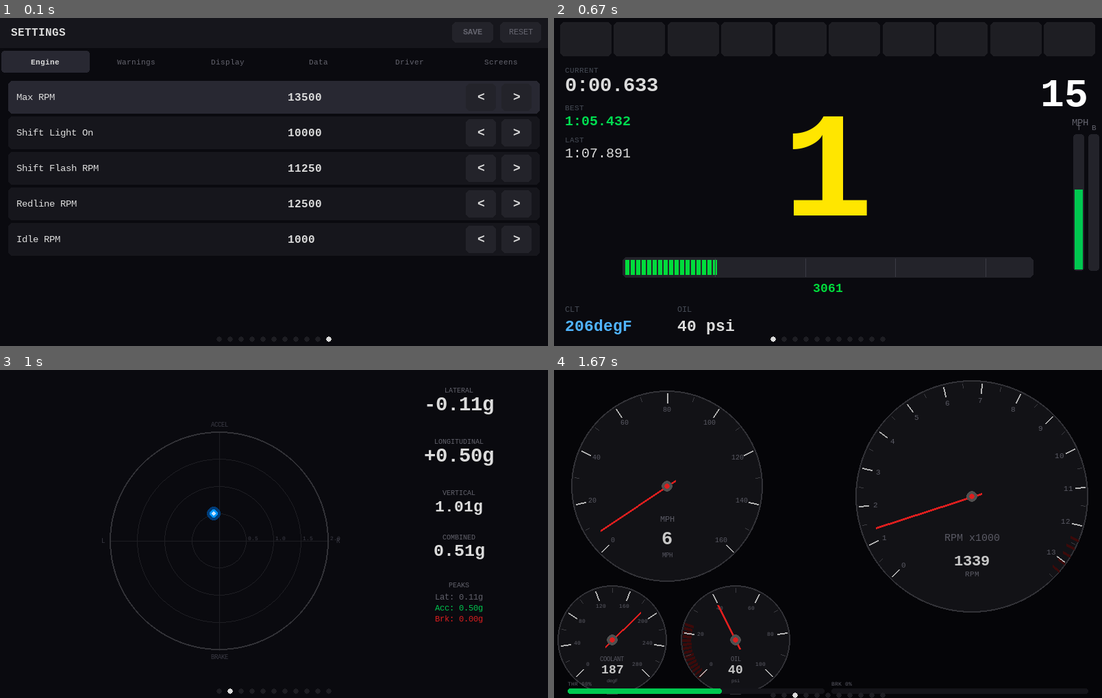
Above: before the commit, frames 1-4 (two rows, left to right).
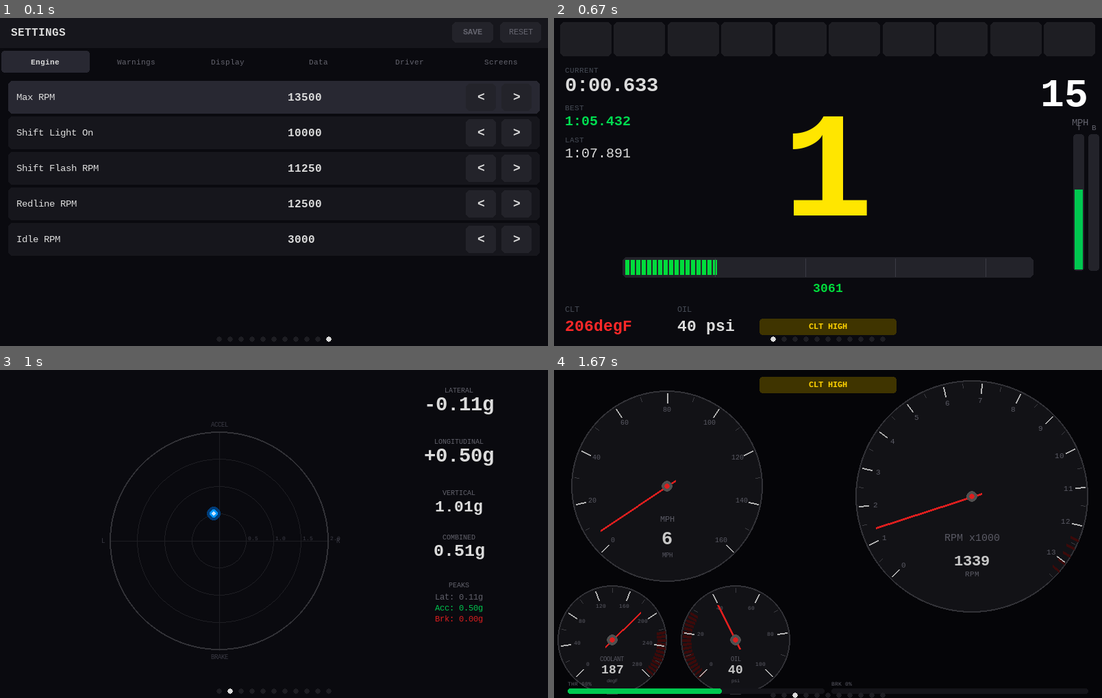
Above: after the commit, the same moments.

Repository: mattfredricks50/MONTANA_FSAE_DASH_V2
Game: pygame game, started from race_dash_pygame.py
Two runs of this game, one before a commit and one after it. Both use one fixed random seed, a clock stepped at 60 frames per second and the inputs below.
Inputs (mouse positions are in pixels of both pictures, inside the frame that each line leads up to):
- Up to frame 1 (0.1 s): no input
- Up to frame 2 (0.67 s): hold Right from 0.33 s (still down)
- Up to frame 3 (1 s): release Right at 0.8 s; hold Right from 0.83 s (still down)
- Up to frame 4 (1.67 s): release Right at 1.3 s; press the mouse at (696, 468) at 1.37 s; move the mouse to (663, 497) at 1.47 s; release the mouse at (630, 524) at 1.6 s

The runs differ from the first frame. In frame 1, less than 0.1% of the frame differs, in the area x 52-54%, y 66-69%; in frame 2, 1.5%, in the area x 2-63%, y 91-97%; in frame 3, nothing differs; in frame 4, 1.4%.

Commit message:
button support
added support for a button to cycle screen

Diff:
--- a/config.json
+++ b/config.json
@@ -12,7 +12,7 @@
     "shift_rpm": 10000,
     "critical_rpm": 11250,
     "redline_rpm": 12500,
-    "idle_rpm": 1000,
+    "idle_rpm": 3000,
     "num_gears": 6,
     "gear_speeds": [
       15,
@@ -24,10 +24,10 @@
     ]
   },
   "warnings": {
-    "coolant_high": 260,
-    "coolant_critical": 280,
-    "oil_low": 25,
-    "oil_critical": 15
+    "coolant_high": 195,
+    "coolant_critical": 225,
+    "oil_low": 30,
+    "oil_critical": 25
   },
   "units": {
     "speed": "mph",
@@ -49,12 +49,12 @@
       "gforce",
       "classic",
       "main_gauge",
-      "c4_corvette",
       "warnings",
       "diagnostics",
       "gps",
       "strip",
-      "drag"
+      "drag",
+      "c4_corvette"
     ]
   },
   "colors": {
--- a/race_dash_pygame.py
+++ b/race_dash_pygame.py
@@ -1944,6 +1944,25 @@
         self.touch_start_y = None
         self.swipe_threshold = 80
 
+        # ── Physical button on GPIO (cycle screens with gloves on) ──
+        # GPIO16 (pin 36) — momentary push button to GND, internal pull-up
+        # Falls back gracefully on PC (no RPi.GPIO available)
+        self.btn_pin = 16
+        self.btn_available = False
+        self.btn_last_state = True   # True = released (pulled high)
+        self.btn_last_press = 0      # millis of last press (debounce)
+        self.btn_debounce_ms = 200   # reject presses faster than this
+        try:
+            import RPi.GPIO as GPIO
+            self.GPIO = GPIO
+            GPIO.setmode(GPIO.BCM)
+            GPIO.setup(self.btn_pin, GPIO.IN, pull_up_down=GPIO.PUD_UP)
+            self.btn_available = True
+            print(f"# Button on GPIO{self.btn_pin} ready")
+        except (ImportError, RuntimeError):
+            self.GPIO = None
+            print("# No GPIO available (PC mode) — button disabled")
+
     def rebuild_screens(self):
         """Rebuild the active screen list from config.
         Called when screens are toggled in settings."""
@@ -1959,6 +1978,17 @@
         self.current_screen = len(self.active_screens) - 1
 
     def handle_events(self):
+        # ── Poll physical button (GPIO) ──
+        if self.btn_available:
+            state = self.GPIO.input(self.btn_pin)  # LOW = pressed
+            now_ms = int(time.time() * 1000)
+            if state == False and self.btn_last_state == True:
+                # Falling edge — button just pressed
+                if now_ms - self.btn_last_press > self.btn_debounce_ms:
+                    self.btn_last_press = now_ms
+                    self.current_screen = (self.current_screen + 1) % len(self.active_screens)
+            self.btn_last_state = state
+
         for event in pygame.event.get():
             if event.type == pygame.QUIT:
                 self.running = False
@@ -2017,6 +2047,8 @@
         print("Shutting down...")
         self.can_thread.stop()
         self.can_thread.join(timeout=0.5)
+        if self.btn_available:
+            self.GPIO.cleanup()
         pygame.quit()
         print("Shutdown complete")
 
Not shown, changed: HARDWARE_SETUP.md
